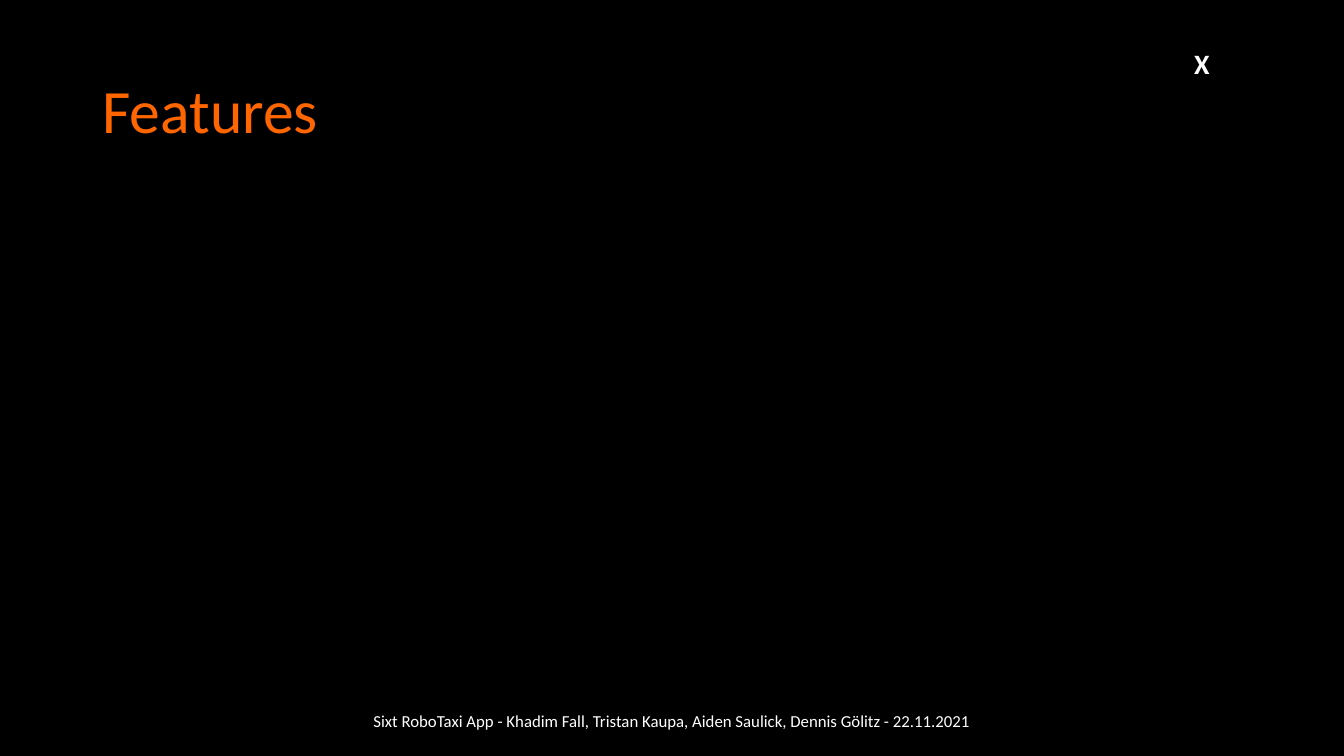
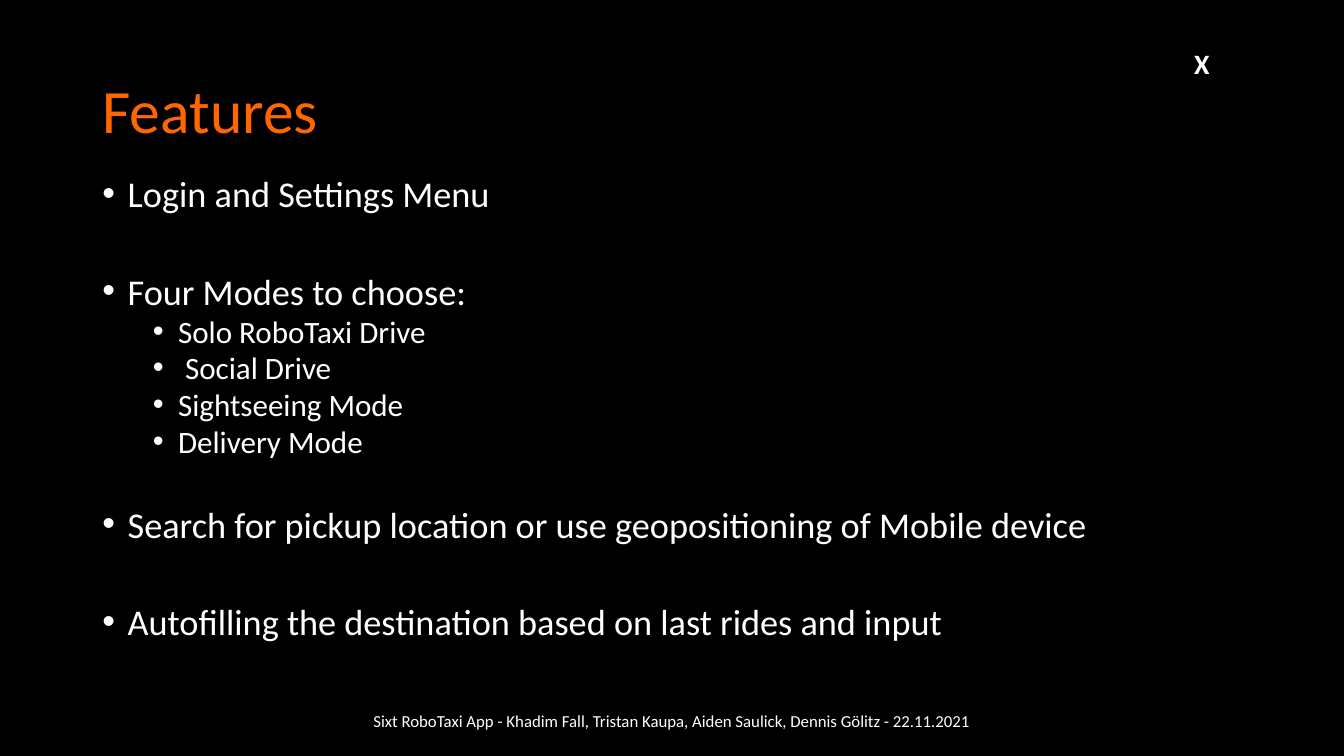
Before and after one commit to mono424/hackatum_sixt_flutter_app, a slide deck: slide 3 of Sixt_RoboTaxi_App.pptx. Drawn at 1344x756 pixels with LibreOffice and Linux fonts; fonts in the diff are those of the drawing; background and template pictures are left out. Boxes give left, top, right and bottom in pixels: in the first picture for what was removed or moved away, otherwise in the second. Text is boxed around its words. In the diff, an @@ line names an element or a change of style, - is before the commit and + after.

Commit message:
(update) updated version of the presentation

```diff
--- a/Sixt_RoboTaxi_App.pptx
+++ b/Sixt_RoboTaxi_App.pptx
@@ text added at [128, 181, 1086, 642], 25.9 pt, text #FFFFFF @@
+• Login and Settings Menu
+• Four Modes to choose:
+  • Solo RoboTaxi Drive
+  • Social Drive
+  • Sightseeing Mode
+  • Delivery Mode
+• Search for pickup location or use geopositioning of Mobile device
+• Autofilling the destination based on last rides and input
```
Also in this commit, not shown: 3 other slides changed, 1 slide added.
